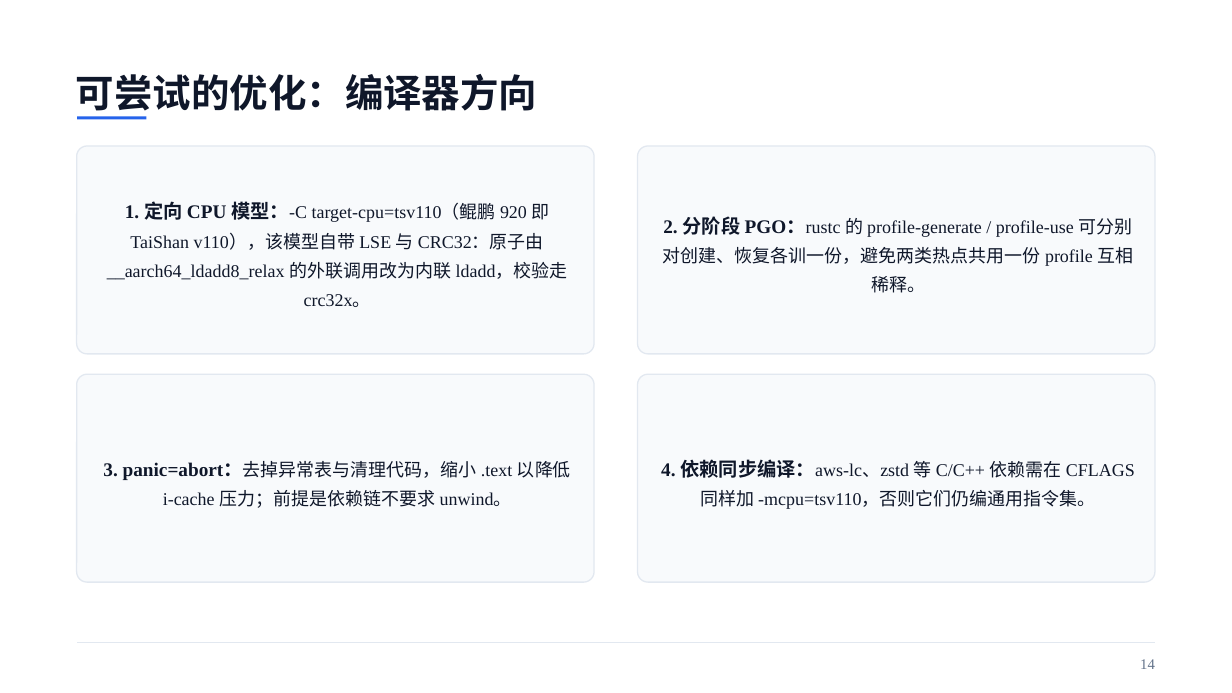
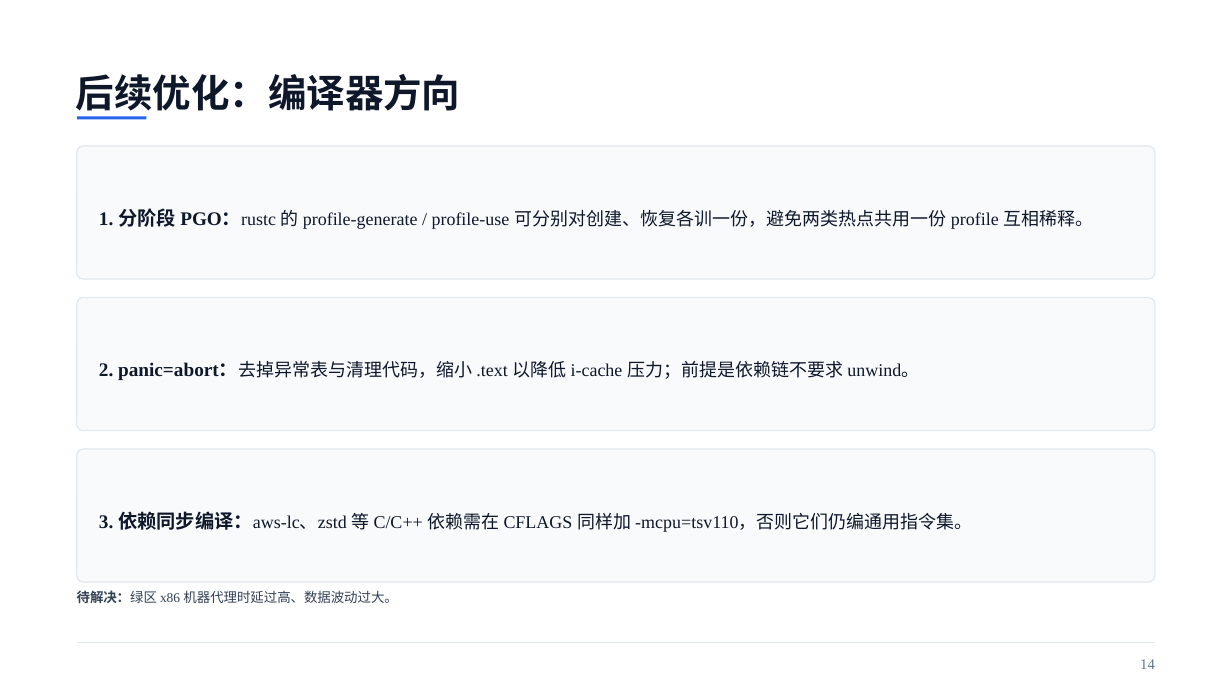
Before and after one commit to liushiqin-647/aenv, a slide deck: slide 14 of agentenv_20261102_polished.pptx. Drawn at 1232x693 pixels with LibreOffice and Linux fonts; fonts in the diff are those of the drawing. Boxes give left, top, right and bottom in pixels: in the first picture for what was removed or moved away, otherwise in the second. Text is boxed around its words. In the diff, an @@ line names an element or a change of style, - is before the commit and + after.

Commit message:
style: 全篇排版与表述统一
删除封面AI卡片与来源行、调整第2/3页标题；第5/6页补充参与进程并模糊设备号；第8-13页统一字号与加粗层级、去大面积彩色文字；第11页修正分页指标单位为MB/s；第14页改为上下排列并左对齐。

```diff
--- a/agentenv_20261102_polished.pptx
+++ b/agentenv_20261102_polished.pptx
@@ text at box(76, 74, 461, 118): text changed @@
-可尝试的优化：编译器方向
+后续优化：编译器方向
@@ rounded rectangle "1. 分阶段 PGO：rustc 的 profile-generate ...": place and size @@
-rounded rectangle "1. 分阶段 PGO：rustc 的 profile-generate ..." at box(638, 146, 1155, 354)
+rounded rectangle "1. 分阶段 PGO：rustc 的 profile-generate ..." at box(77, 146, 1155, 279)
@@ rounded rectangle removed at box(77, 146, 594, 354) @@
-1. 定向 CPU 模型：-C target-cpu=tsv110（鲲鹏 920 即 TaiShan v110），该模型自带 LSE 与 CRC32：原子由 __aarch64_ldadd8_relax 的外联调用改为内联 ldadd，校验走 crc32x。
@@ text in rounded rectangle at box(99, 208, 1093, 229): text changed @@
-2. 分阶段 PGO：rustc 的 profile-generate / profile-use 可分别对创建、恢复各训一份，避免两类热点共用一份 profile 互相稀释。
+1. 分阶段 PGO：rustc 的 profile-generate / profile-use 可分别对创建、恢复各训一份，避免两类热点共用一份 profile 互相稀释。
@@ rounded rectangle "2. panic=abort：去掉异常表与清理代码，缩小 .text 以降低 i-cache ...": place and size @@
-rounded rectangle "2. panic=abort：去掉异常表与清理代码，缩小 .text 以降低 i-cache ..." at box(77, 374, 594, 582)
+rounded rectangle "2. panic=abort：去掉异常表与清理代码，缩小 .text 以降低 i-cache ..." at box(77, 298, 1155, 431)
@@ text in rounded rectangle at box(99, 361, 919, 380): text changed @@
-3. panic=abort：去掉异常表与清理代码，缩小 .text 以降低 i-cache 压力；前提是依赖链不要求 unwind。
+2. panic=abort：去掉异常表与清理代码，缩小 .text 以降低 i-cache 压力；前提是依赖链不要求 unwind。
@@ rounded rectangle "3. 依赖同步编译：aws-lc、zstd 等 C/C++ 依赖需在 ...": place and size @@
-rounded rectangle "3. 依赖同步编译：aws-lc、zstd 等 C/C++ 依赖需在 ..." at box(638, 374, 1155, 582)
+rounded rectangle "3. 依赖同步编译：aws-lc、zstd 等 C/C++ 依赖需在 ..." at box(77, 449, 1155, 582)
@@ text in rounded rectangle at box(99, 511, 973, 532): text changed @@
-4. 依赖同步编译：aws-lc、zstd 等 C/C++ 依赖需在 CFLAGS 同样加 -mcpu=tsv110，否则它们仍编通用指令集。
+3. 依赖同步编译：aws-lc、zstd 等 C/C++ 依赖需在 CFLAGS 同样加 -mcpu=tsv110，否则它们仍编通用指令集。
@@ text added at box(77, 590, 397, 604), 10.5 pt, text #334155 @@
+待解决：绿区 x86 机器代理时延过高、数据波动过大。
```
Also in this commit, not shown: 13 other slides changed.
